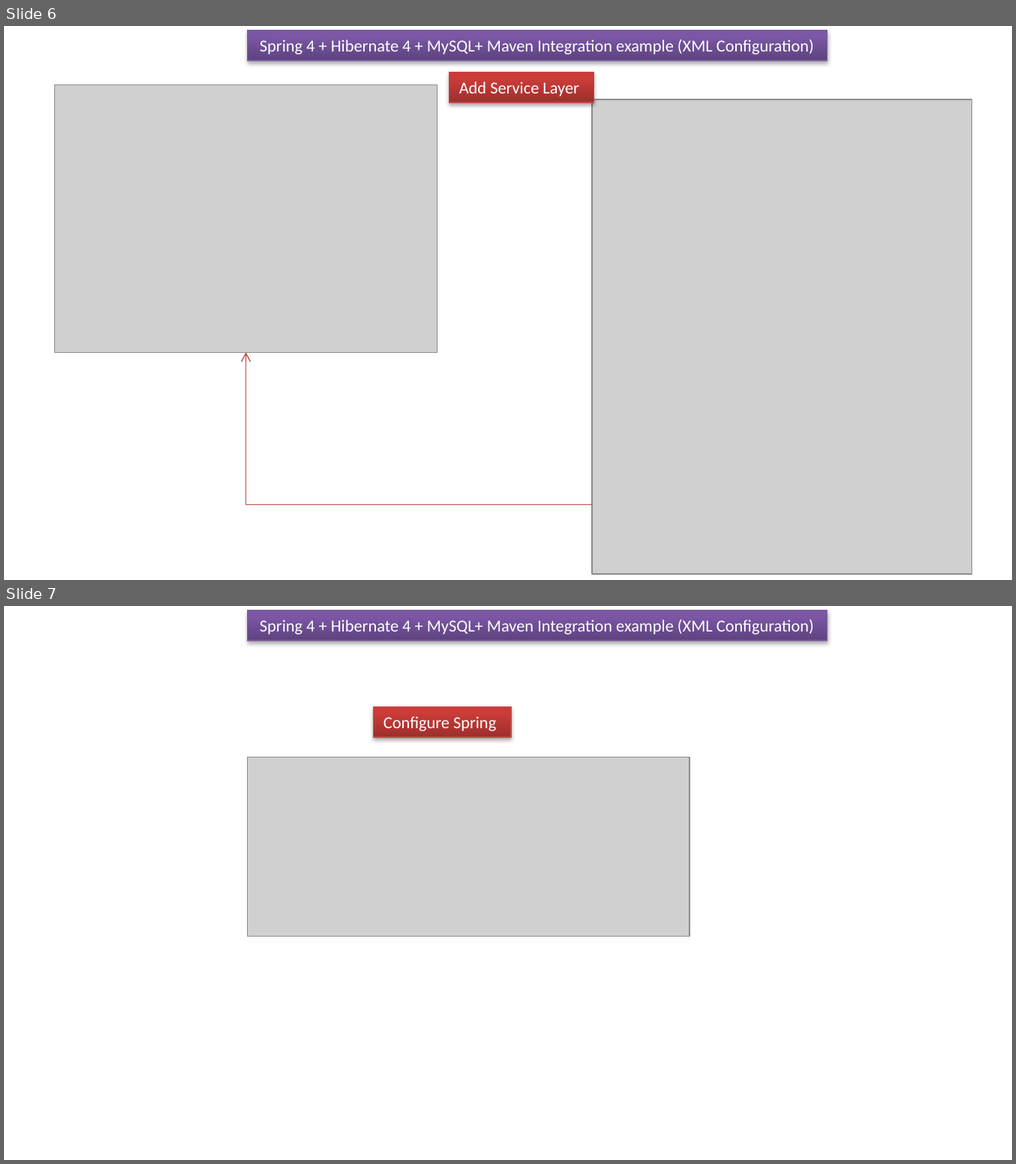
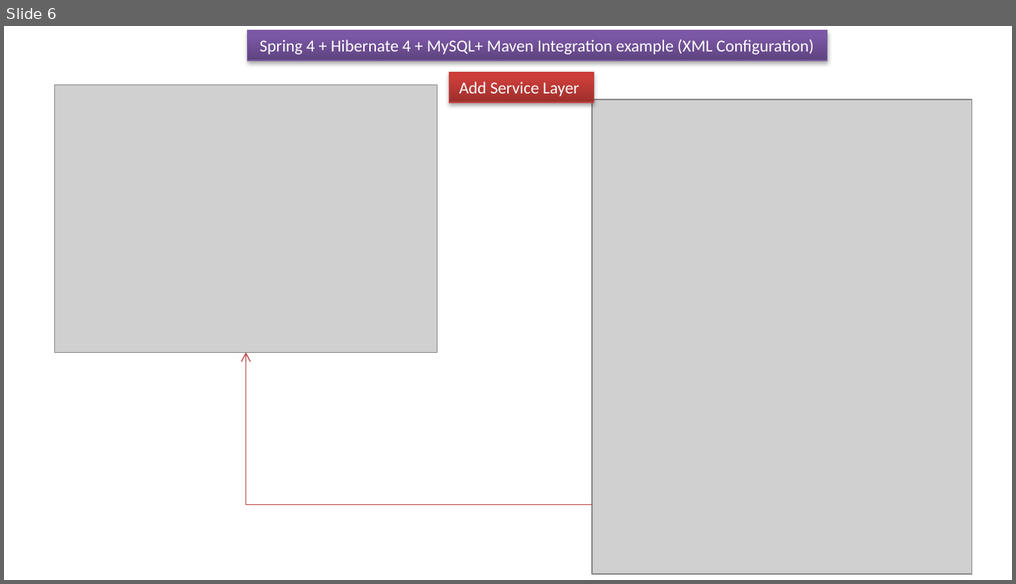
Before and after one commit to ramram43210/javaee, a slide deck: Later/Spring/15_Spring_hibernate/6/Spring 4 + Hibernate 4 + MySQL+ Maven Integration example_XML.pptx. Shown one above the other, each under a label of ours: slides 6 and 7 before the commit, slide 6 after it. The pictures are 1016x1164 and 1016x584 pixels, drawn with LibreOffice and Linux fonts; fonts in the diff are those of the drawing; grey boxes stand for pictures. Boxes give left, top, right and bottom in pixels: in the first picture for what was removed or moved away, otherwise in the second. Text is boxed around its words. In the diff, an @@ line names an element or a change of style, - is before the commit and + after.

```diff
--- a/Later/Spring/15_Spring_hibernate/6/Spring 4 + Hibernate 4 + MySQL+ Maven Integration example_XML.pptx
+++ b/Later/Spring/15_Spring_hibernate/6/Spring 4 + Hibernate 4 + MySQL+ Maven Integration example_XML.pptx
@@ slide 7 removed at (x1=4, y1=606, x2=1012, y2=1160), background #FFFFFF @@
@@ rectangle removed at (x1=248, y1=610, x2=828, y2=640) @@
-Spring 4 + Hibernate 4 + MySQL+ Maven Integration example (XML Configuration)
@@ rectangle removed at (x1=374, y1=706, x2=511, y2=737) @@
-Configure Spring
@@ picture removed at (x1=248, y1=758, x2=690, y2=937) @@
```
Also in this commit, not shown: 2 slides changed.
